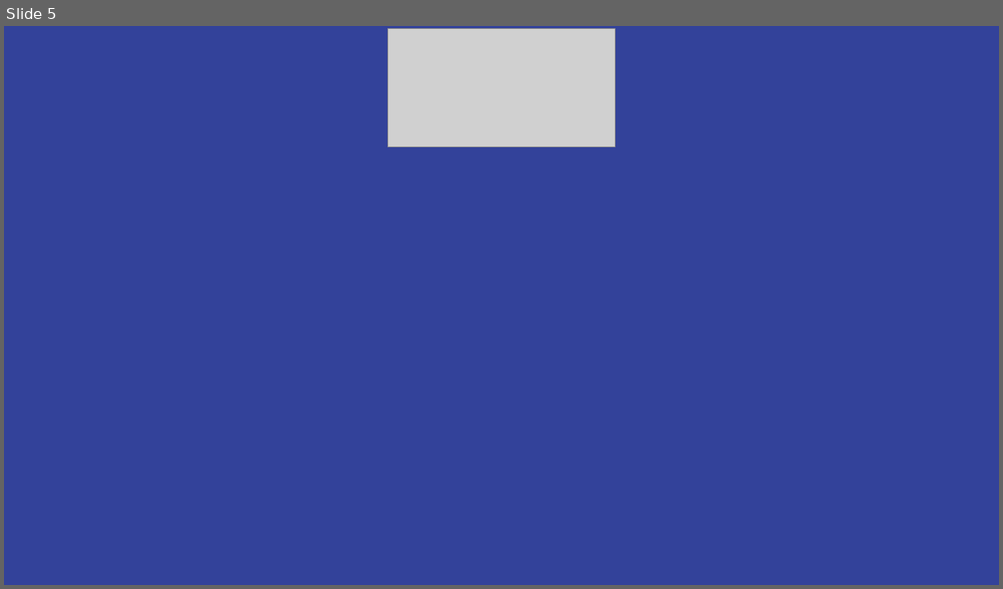
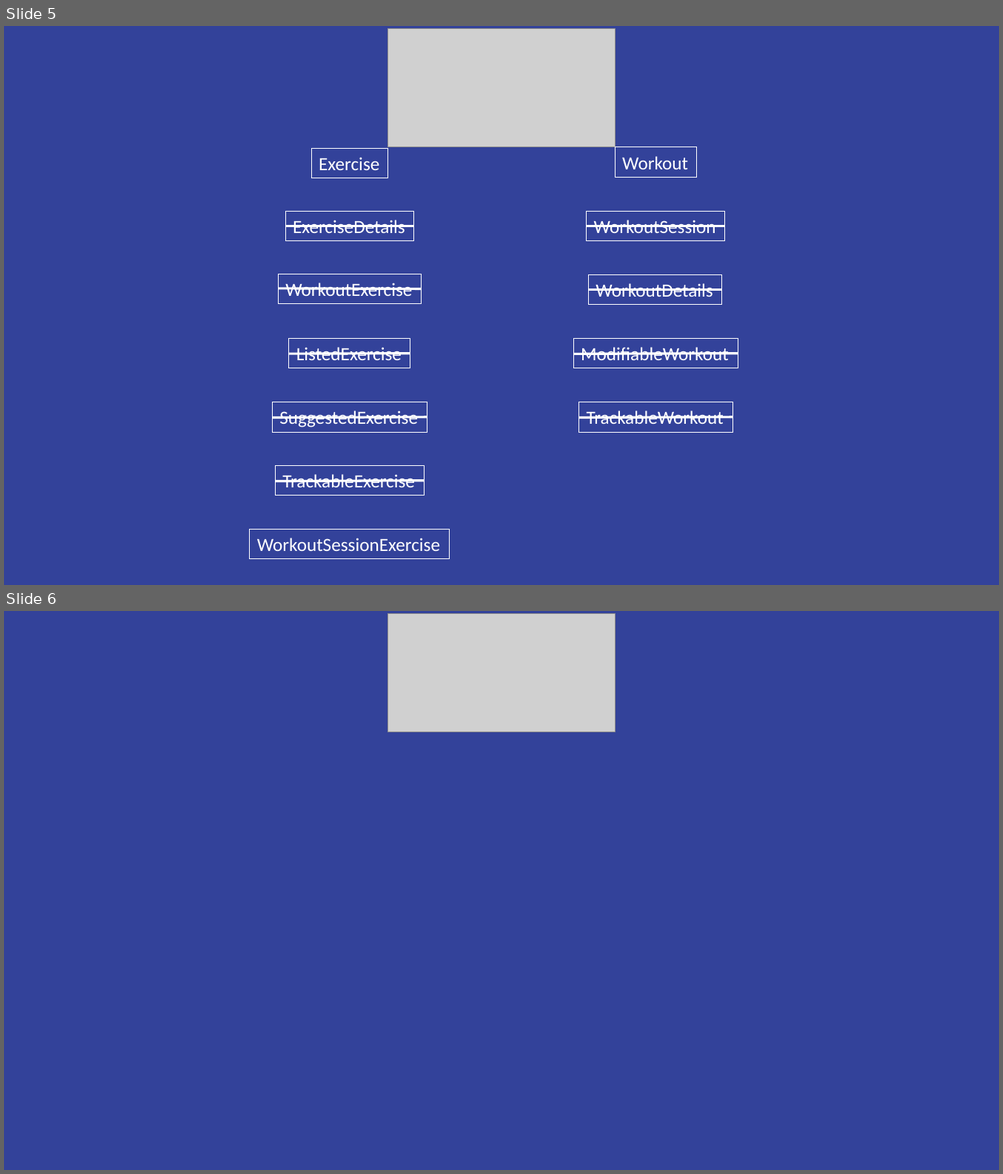
Before and after one commit to alex-mike-mark/TeamLedgeSoftEng, a slide deck: Presentation.pptx. Shown one above the other, each under a label of ours: slide 5 before the commit, slides 5 and 6 after it. The pictures are 1003x589 and 1003x1174 pixels, drawn with LibreOffice and Linux fonts; fonts in the diff are those of the drawing; grey boxes stand for pictures; background and template pictures are left out. Boxes give left, top, right and bottom in pixels: in the first picture for what was removed or moved away, otherwise in the second. Text is boxed around its words. In the diff, an @@ line names an element or a change of style, - is before the commit and + after.

```diff
--- a/Presentation.pptx
+++ b/Presentation.pptx
@@ slide 5 added at [4,26,999,585], background #33429A @@
@@ picture added at [388,29,615,147] @@
@@ rectangle added at [311,148,388,178], outline #FFFFFF 0.75 pt, 18 pt, text #FFFFFF @@
+Exercise
@@ rectangle added at [615,147,697,178], outline #FFFFFF 0.75 pt, 18 pt, text #FFFFFF @@
+Workout
@@ rectangle added at [285,211,414,241], outline #FFFFFF 0.75 pt, 18 pt, text #FFFFFF @@
+ExerciseDetails
@@ rectangle added at [586,211,726,241], outline #FFFFFF 0.75 pt, 18 pt, text #FFFFFF @@
+WorkoutSession
@@ line added from (285, 226) to (414, 226), #FFFFFF 2.25 pt @@
@@ line added from (586, 226) to (725, 226), #FFFFFF 2.25 pt @@
@@ rectangle added at [278,274,421,304], outline #FFFFFF 0.75 pt, 18 pt, text #FFFFFF @@
+WorkoutExercise
@@ line added from (278, 289) to (421, 289), #FFFFFF 2.25 pt @@
@@ rectangle added at [588,275,722,305], outline #FFFFFF 0.75 pt, 18 pt, text #FFFFFF @@
+WorkoutDetails
@@ line added from (588, 290) to (722, 290), #FFFFFF 2.25 pt @@
@@ rectangle added at [289,338,410,369], outline #FFFFFF 0.75 pt, 18 pt, text #FFFFFF @@
+ListedExercise
@@ line added from (289, 355) to (410, 354), #FFFFFF 2.25 pt @@
@@ rectangle added at [573,338,738,369], outline #FFFFFF 0.75 pt, 18 pt, text #FFFFFF @@
+ModifiableWorkout
@@ line added from (573, 355) to (738, 354), #FFFFFF 2.25 pt @@
@@ rectangle added at [272,402,427,432], outline #FFFFFF 0.75 pt, 18 pt, text #FFFFFF @@
+SuggestedExercise
@@ rectangle added at [578,402,732,432], outline #FFFFFF 0.75 pt, 18 pt, text #FFFFFF @@
+TrackableWorkout
@@ line added from (272, 417) to (427, 417), #FFFFFF 2.25 pt @@
@@ line added from (578, 417) to (732, 417), #FFFFFF 2.25 pt @@
@@ rectangle added at [276,466,424,496], outline #FFFFFF 0.75 pt, 18 pt, text #FFFFFF @@
+TrackableExercise
@@ line added from (276, 482) to (424, 481), #FFFFFF 2.25 pt @@
@@ rectangle added at [250,530,449,560], outline #FFFFFF 0.75 pt, 18 pt, text #FFFFFF @@
+WorkoutSessionExercise
@@ what was slide 5 is now slide 6 @@
```
Also in this commit, not shown: 1 slide changed, 5 other slides added.
